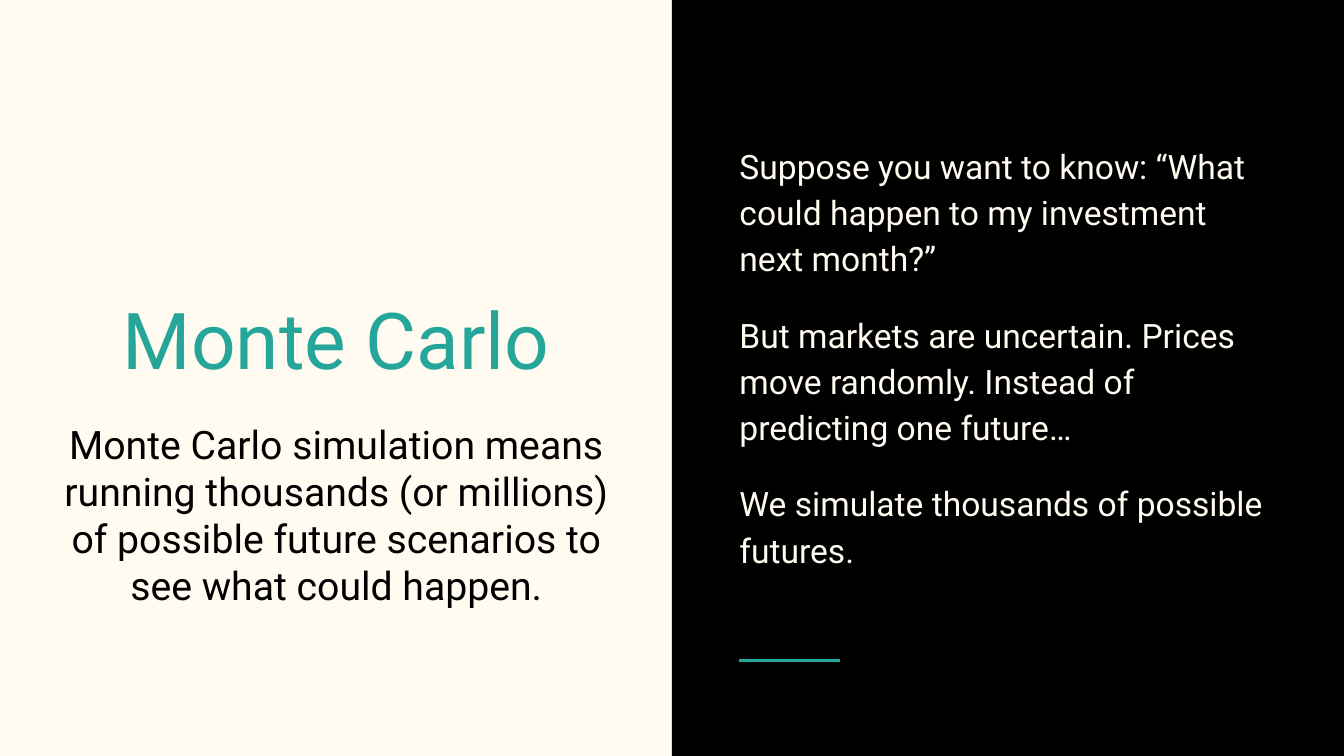
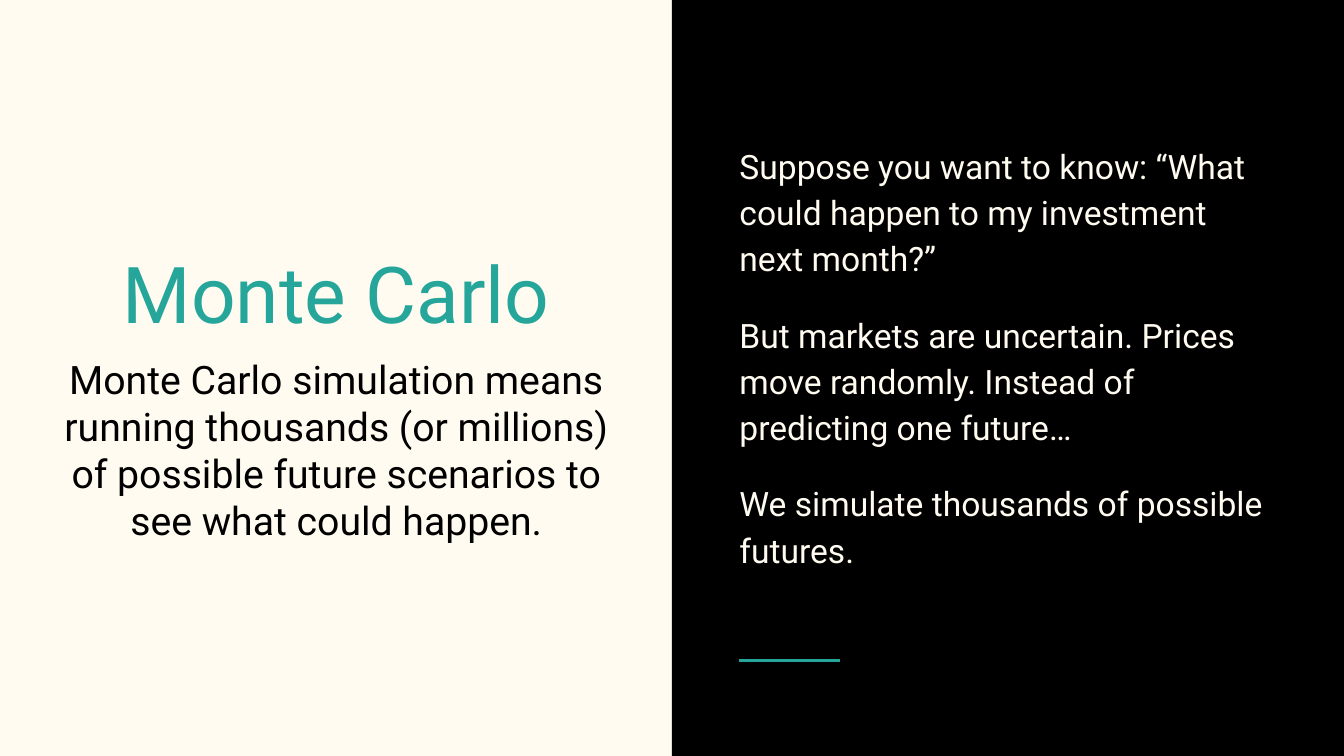
Before and after one commit to RiVaR-Imperial/resources-used, a slide deck: slide 10 of RiVaR-College.pptx. Drawn at 1344x756 pixels with LibreOffice and Linux fonts; fonts in the diff are those of the drawing. Boxes give left, top, right and bottom in pixels: in the first picture for what was removed or moved away, otherwise in the second. Text is boxed around its words. In the diff, an @@ line names an element or a change of style, - is before the commit and + after.

Commit message:
ppt update

```diff
--- a/RiVaR-College.pptx
+++ b/RiVaR-College.pptx
@@ title "Monte Carlo": place and size @@
-title "Monte Carlo" at [123,310,550,370]
+title "Monte Carlo" at [123,264,550,324]
@@ subtitle "Monte Carlo simulation means running ...": place and size @@
-subtitle "Monte Carlo simulation means running ..." at [64,429,608,608]
+subtitle "Monte Carlo simulation means running ..." at [64,364,608,543]
```
Also in this commit, not shown: 4 other slides changed, 1 slide added.
